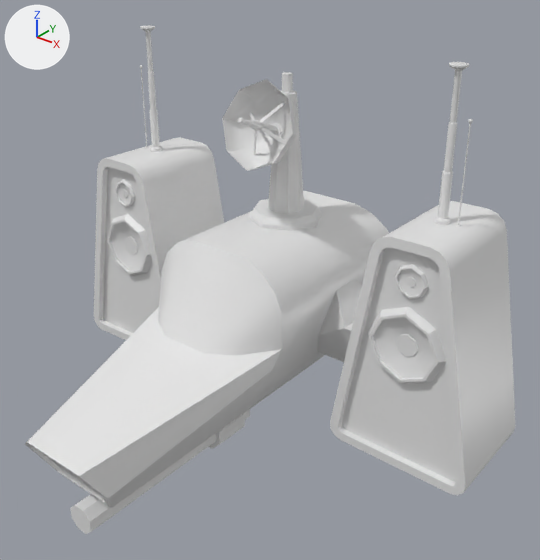
An edit to the Blender file Assets/Art/Models (FBX)/Second Boss Model/radiodj.blend, drawn before and after from the same camera.
Before and after are seen from a 50 mm lens placed at (0.864, -0.973, 0.775), pointed at (0.173, -0.109, 0.239). Arrows for +X, +Y and +Z are at upper left; the lights stay in place.
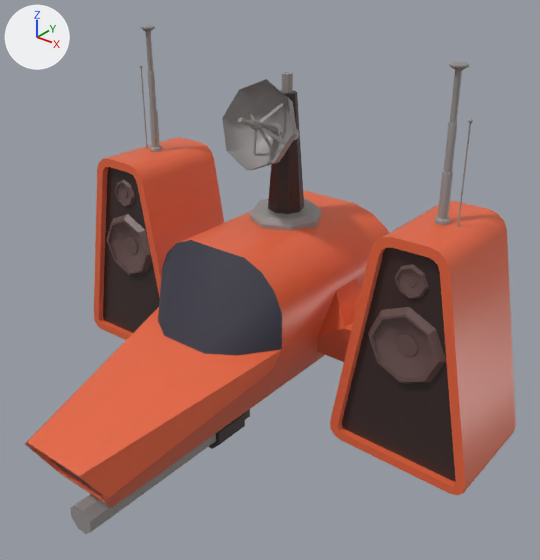
Where the change shows, as pixel boxes (x1, y1, x2, y2) in the pictures (540 x 560 px):
'Cube.004', recoloured: (25, 25, 516, 534) in both
part 1 of me_cube_004, recoloured: (209, 409, 250, 449) in both
part 2 of me_cube_004, recoloured (grey to brown): (268, 90, 304, 214) in both
part 3 of me_cube_004, recoloured: (45, 455, 102, 496) in both
part 4 of me_cube_004, recoloured: (103, 167, 160, 333) in both
part 5 of me_cube_004, recoloured: (342, 248, 456, 482) in both
part 6 of me_cube_004, recoloured (grey to brown): (368, 264, 446, 384) in both
part 7 of me_cube_004, recoloured (grey to brown): (106, 180, 152, 276) in both
part 8 of me_cube_004, recoloured: (140, 25, 162, 152) in both
part 9 of me_cube_004, recoloured: (434, 62, 473, 227) in both
part 10 of me_cube_004, recoloured: (222, 72, 321, 231) in both
part 11 of me_cube_004, recoloured: (72, 434, 216, 532) in both
part 12 of me_cube_004, recoloured: (70, 505, 91, 534) in both
part 13 of me_cube_004, recoloured (white to grey): (158, 240, 282, 355) in both

Diff of the bpy script that builds the scene:
```diff
--- a/Assets/Art/Models (FBX)/Second Boss Model/radiodj.blend.py
+++ b/Assets/Art/Models (FBX)/Second Boss Model/radiodj.blend.py
@@ mat_material_001 @@
 mat_material_001 = principled_material('Material.001')
-mat_material_001.base_color = (0.8, 0.8, 0.8)  # white #e7e7e7
+mat_material_001.base_color = (0.8, 0.132, 0.0506)  # orange #e76640
 mat_material_001.roughness = 0.4
@@ mat_material_003 @@
+mat_material_003 = principled_material('Material.003')
+mat_material_003.base_color = (0.143, 0.0859, 0.0811)  # brown #6a5350
+mat_material_003.roughness = 0.4
@@ mat_material_004 @@
+mat_material_004 = principled_material('Material.004')
+mat_material_004.base_color = (0.309, 0.292, 0.285)  # grey #979391
+mat_material_004.roughness = 0.4
@@ mat_material @@
+mat_material = principled_material('Material')
+mat_material.base_color = (0.0398, 0.0387, 0.0605)  # dark blue #383746
@@ mat_material_002 @@
+mat_material_002 = principled_material('Material.002')
+mat_material_002.base_color = (0.0422, 0.0244, 0.0225)  # brown #3a2b29
+mat_material_002.roughness = 0.4
@@ me_cube_004 @@
 me_cube_004.from_pydata(...)  # 4320 vertices, 3912 faces; spans x -0.436..0.436, y -0.293..0.378, z -0.206..0.51
 # used by ob_cube_004; location = (0.103, 0.0, 0.217); rotation_euler = (1.571, 0.0, 0.0), in degrees (90, 0, 0)
+# me_cube_004 part 1: 36 of the faces centred in x -0.032..0.032, y -0.293..-0.207, z 0.11..0.203 switch from mat_material_001 (white #e7e7e7) to mat_material_002 (brown #3a2b29)
+# me_cube_004 part 2: 16 of the faces centred in x -0.021..0.021, y 0.195..0.296, z -0.045..-0.003 switch from mat_material_001 (white #e7e7e7) to mat_material_002 (brown #3a2b29)
+# me_cube_004 part 3: 10 of the faces centred in x -0.06..0.06, y -0.178..-0.143, z 0.477..0.495 switch from mat_material_001 (white #e7e7e7) to mat_material_002 (brown #3a2b29)
+# me_cube_004 part 4: 5 of the faces centred in x -0.355..-0.264, y -0.196..0.073, z 0.078..0.079 switch from mat_material_001 (white #e7e7e7) to mat_material_002 (brown #3a2b29)
+# me_cube_004 part 5: 5 of the faces centred in x 0.264..0.355, y -0.196..0.073, z 0.078..0.079 switch from mat_material_001 (white #e7e7e7) to mat_material_002 (brown #3a2b29)
+# me_cube_004 part 6: 82 of the faces centred in x 0.256..0.363, y -0.083..0.102, z 0.075..0.089 switch from mat_material_001 (white #e7e7e7) to mat_material_003 (brown #6a5350)
+# me_cube_004 part 7: 81 of the faces centred in x -0.363..-0.256, y -0.083..0.102, z 0.075..0.089 switch from mat_material_001 (white #e7e7e7) to mat_material_003 (brown #6a5350)
+# me_cube_004 part 8: 1602 of the faces centred in x -0.336..-0.295, y 0.147..0.378, z -0.02..0.007 switch from mat_material_001 (white #e7e7e7) to mat_material_004 (grey #979391)
+# me_cube_004 part 9: 1588 of the faces centred in x 0.295..0.336, y 0.147..0.378, z -0.02..0.007 switch from mat_material_001 (white #e7e7e7) to mat_material_004 (grey #979391)
+# me_cube_004 part 10: 192 of the faces centred in x -0.061..0.061, y 0.068..0.327, z -0.081..0.098 switch from mat_material_001 (white #e7e7e7) to mat_material_004 (grey #979391)
+# me_cube_004 part 11: 8 of the faces centred in x -0.023..0.023, y -0.285..-0.238, z 0.341 switch from mat_material_001 (white #e7e7e7) to mat_material_004 (grey #979391)
+# me_cube_004 part 12: 1 of the faces centred in x 0.0, y -0.261, z 0.479 switch from mat_material_001 (white #e7e7e7) to mat_material_004 (grey #979391)
+# me_cube_004 part 13: all 7 faces centred in x -0.119..0.119, y -0.042..0.037, z 0.176..0.201 switch from mat_material_001 (white #e7e7e7) to mat_material (dark blue #383746)
```
